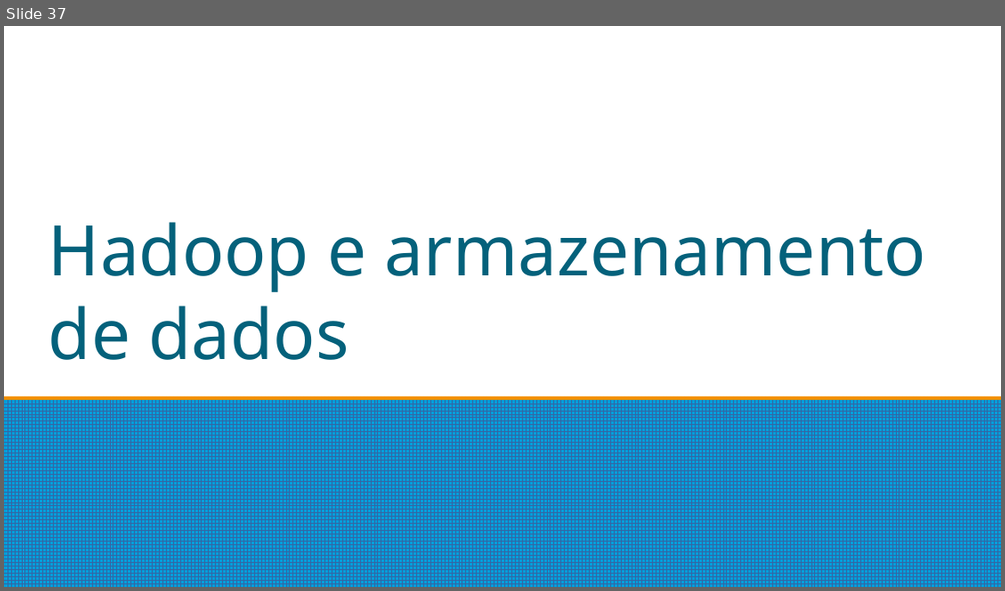
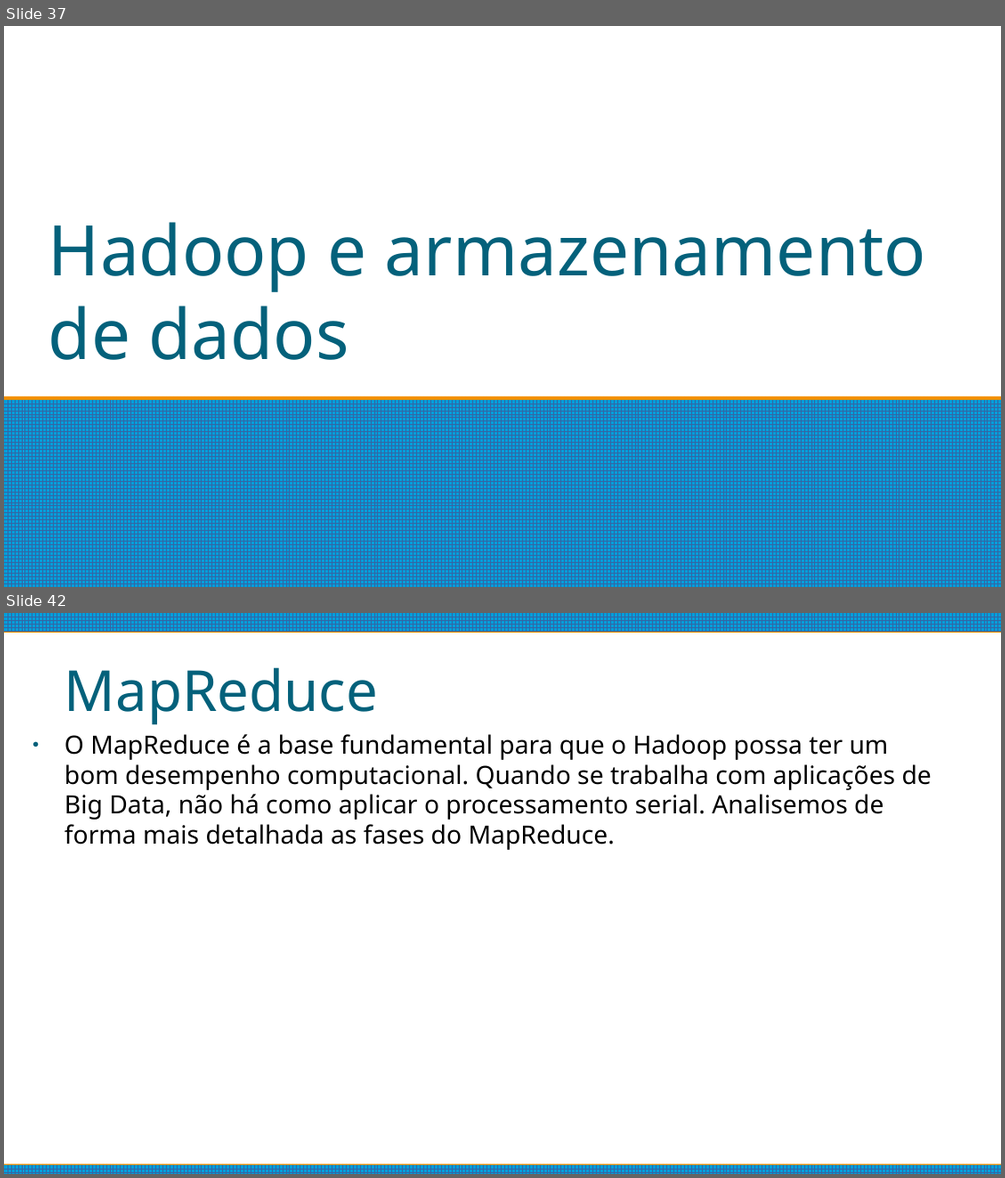
Before and after one commit to matheushpalves/estacioBigData, a slide deck: Introdução.odp. Shown one above the other, each under a label of ours: slide 37 before the commit, slides 37 and 42 after it; the slides between them are not shown. The pictures are 1005x591 and 1005x1178 pixels, drawn with LibreOffice and Linux fonts; fonts in the diff are those of the drawing. Boxes give left, top, right and bottom in pixels: in the first picture for what was removed or moved away, otherwise in the second. Text is boxed around its words. In the diff, an @@ line names an element or a change of style, - is before the commit and + after.

```diff
--- a/Introdução.odp
+++ b/Introdução.odp
@@ slide 42 added at [4,613,1001,1174], background #FFFFFF @@
@@ rectangle added at [4,613,1001,631], fill pattern #3465A4 on #009EDA @@
@@ title added at [65,667,378,725], 45 pt, text #04617B @@
+MapReduce
@@ text added at [65,734,931,850], 20 pt, text #000000 @@
+● O MapReduce é a base fundamental para que o Hadoop possa ter um bom desempenho computacional. Quando se trabalha com aplicações de Big Data, não há como aplicar o processamento serial. Analisemos de forma mais detalhada as fases do MapReduce.
@@ rectangle added at [4,1165,1001,1174], fill pattern #3465A4 on #009EDA @@
```
Also in this commit, not shown: 20 other slides added.
